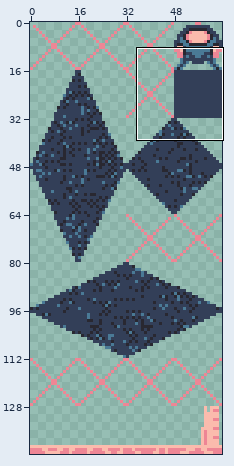
File history of a pixel-art file, src/assets/sprites/tiles_16x16.aseprite. The first picture is a wide view before the edit; the outline marks the close-up.
Close-up. Before the commit:
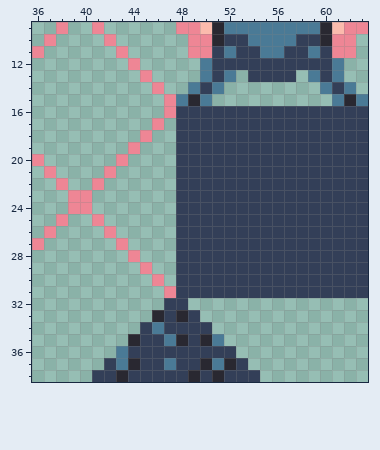
64x144 pixels, 1 frame. Shown: x 36..63, y 9..38.
The same view after the edit:
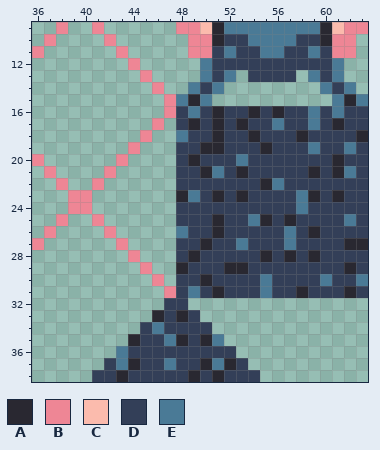
Palette (. is transparent): A #292831  B #ee8695  C #fbbbad  D #333f58  E #4a7a96
Diff:
{"y":16,"x":49,"old":"D","new":"E"}
{"y":16,"x":51,"old":"D","new":"A"}
{"y":16,"x":54,"old":"D","new":"A"}
{"y":16,"x":56,"old":"D","new":"A"}
{"y":16,"x":59,"old":"D","new":"E"}
{"y":16,"x":61,"old":"D","new":"E"}
{"y":17,"x":49,"old":"D","new":"A"}
{"y":17,"x":51,"old":"D","new":"A"}
{"y":17,"x":53,"old":"D","new":"A"}
{"y":17,"x":56,"old":"D","new":"E"}
{"y":17,"x":59,"old":"D","new":"E"}
{"y":17,"x":61,"old":"D","new":"A"}
{"y":18,"x":48,"old":"D","new":"E"}
{"y":18,"x":51,"old":"D","new":"A"}
{"y":18,"x":54,"old":"D","new":"A"}
{"y":18,"x":58,"old":"D","new":"A"}
{"y":18,"x":63,"old":"D","new":"A"}
{"y":19,"x":50,"old":"DD","new":"AA"}
{"y":19,"x":55,"old":"D","new":"A"}
{"y":19,"x":59,"old":"D","new":"E"}
{"y":19,"x":62,"old":"D","new":"E"}
{"y":20,"x":49,"old":"D","new":"A"}
{"y":20,"x":53,"old":"D","new":"E"}
{"y":20,"x":61,"old":"D","new":"A"}
{"y":21,"x":50,"old":"DD","new":"AE"}
{"y":21,"x":53,"old":"D","new":"A"}
{"y":21,"x":59,"old":"D","new":"A"}
{"y":21,"x":61,"old":"DD","new":"AE"}
{"y":22,"x":55,"old":"DD","new":"AE"}
{"y":23,"x":48,"old":"DD","new":"AE"}
{"y":23,"x":51,"old":"D","new":"A"}
{"y":23,"x":53,"old":"D","new":"A"}
{"y":23,"x":58,"old":"DD","new":"EA"}
{"y":23,"x":61,"old":"D","new":"A"}
{"y":24,"x":58,"old":"D","new":"E"}
{"y":25,"x":51,"old":"D","new":"A"}
{"y":25,"x":54,"old":"DD","new":"EA"}
{"y":25,"x":57,"old":"D","new":"A"}
{"y":25,"x":62,"old":"D","new":"E"}
{"y":26,"x":48,"old":"D","new":"E"}
{"y":26,"x":51,"old":"D","new":"A"}
{"y":26,"x":57,"old":"D","new":"E"}
{"y":26,"x":59,"old":"D","new":"A"}
{"y":27,"x":50,"old":"D","new":"A"}
{"y":27,"x":53,"old":"D","new":"E"}
{"y":27,"x":57,"old":"D","new":"E"}
{"y":27,"x":62,"old":"DD","new":"AA"}
{"y":28,"x":49,"old":"D","new":"A"}
{"y":28,"x":55,"old":"D","new":"A"}
{"y":28,"x":57,"old":"D","new":"A"}
{"y":28,"x":59,"old":"D","new":"A"}
{"y":29,"x":48,"old":"D","new":"A"}
{"y":29,"x":52,"old":"DD","new":"AA"}
{"y":29,"x":62,"old":"D","new":"A"}
{"y":30,"x":50,"old":"D","new":"A"}
{"y":30,"x":55,"old":"D","new":"E"}
{"y":30,"x":60,"old":"D","new":"E"}
{"y":30,"x":63,"old":"D","new":"E"}
{"y":31,"x":49,"old":"D","new":"E"}
{"y":31,"x":51,"old":"D","new":"A"}
{"y":31,"x":55,"old":"D","new":"E"}
{"y":31,"x":58,"old":"D","new":"A"}
{"y":31,"x":62,"old":"D","new":"A"}
{"label":"changed","picture_box":[176,106,368,298]}
